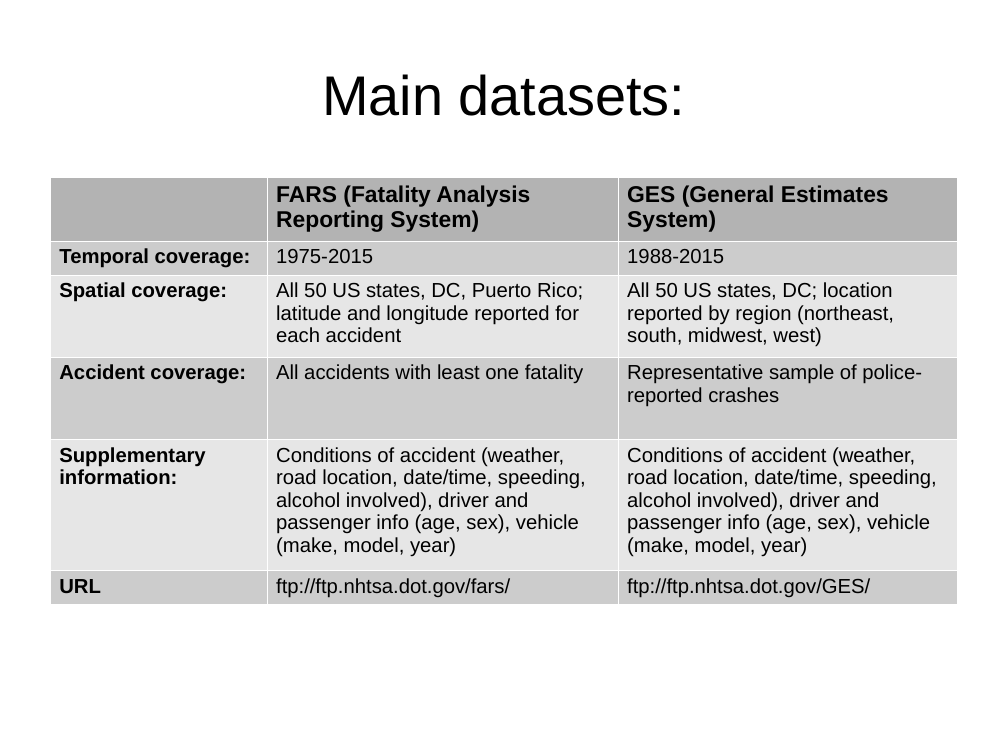
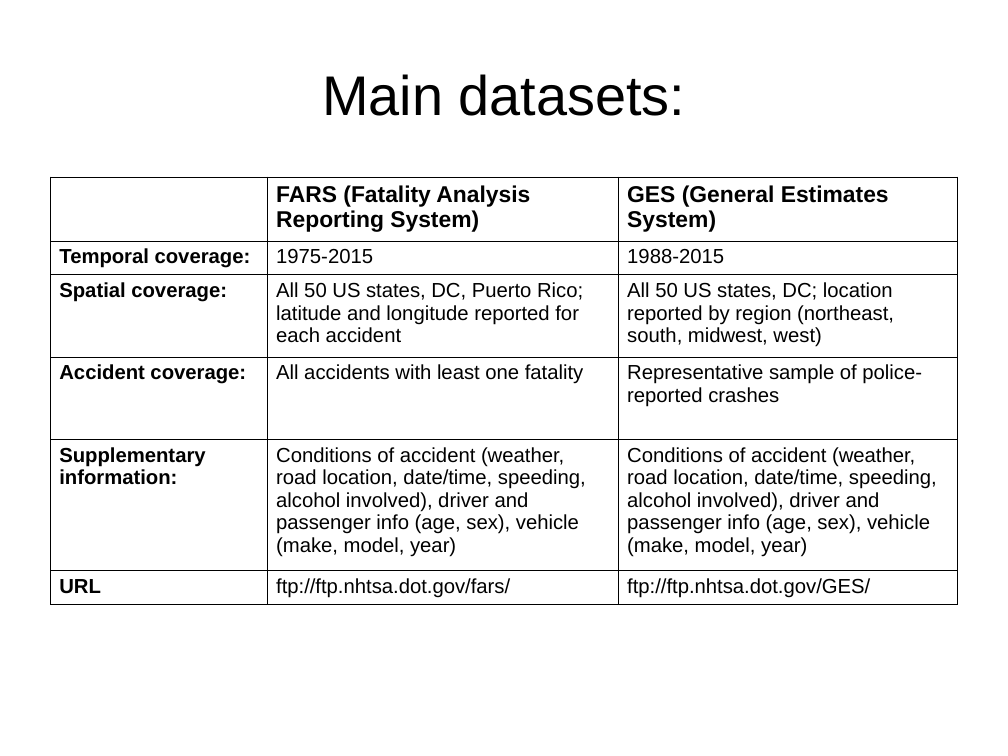
Before and after one commit to rlrognstad/springboard_capstone_1, a slide deck: slide 3 of capstone_I_update_20170725.odp. Drawn at 1008x756 pixels with LibreOffice and Linux fonts; fonts in the diff are those of the drawing. Boxes give left, top, right and bottom in pixels: in the first picture for what was removed or moved away, otherwise in the second. Text is boxed around its words. In the diff, an @@ line names an element or a change of style, - is before the commit and + after.

```diff
--- a/capstone_I_update_20170725.odp
+++ b/capstone_I_update_20170725.odp
@@ table at [50,177,958,602] @@
@@ fill #B3B3B3 to none in 2 cells @@
@@ fill #CCCCCC to none in 9 cells @@
@@ fill #E6E6E6 to none in 6 cells @@
@@ borders changed @@
```
Also in this commit, not shown: 2 other slides changed, 9 slides added, 5 other files.
